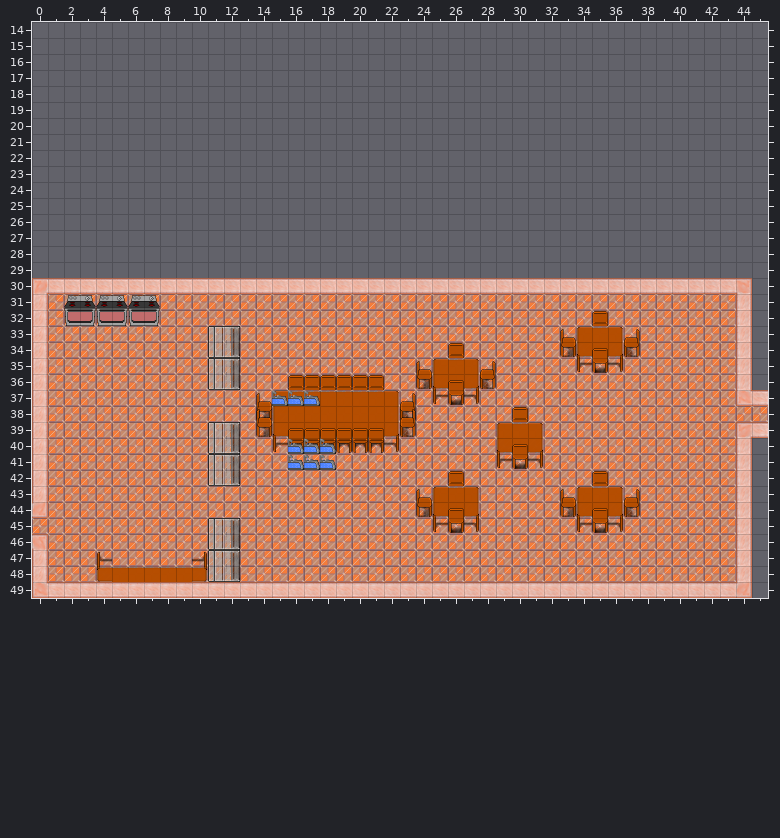
An edit to a level. Tiled map (JSON), assets/tilemaps/level4.json. The picture above is the old version.
Cells are 32x32 px. Shown: x 0..45, y 14..49. Tiles whose own drawing changed are shown in their newer look in all pictures.
After the commit:
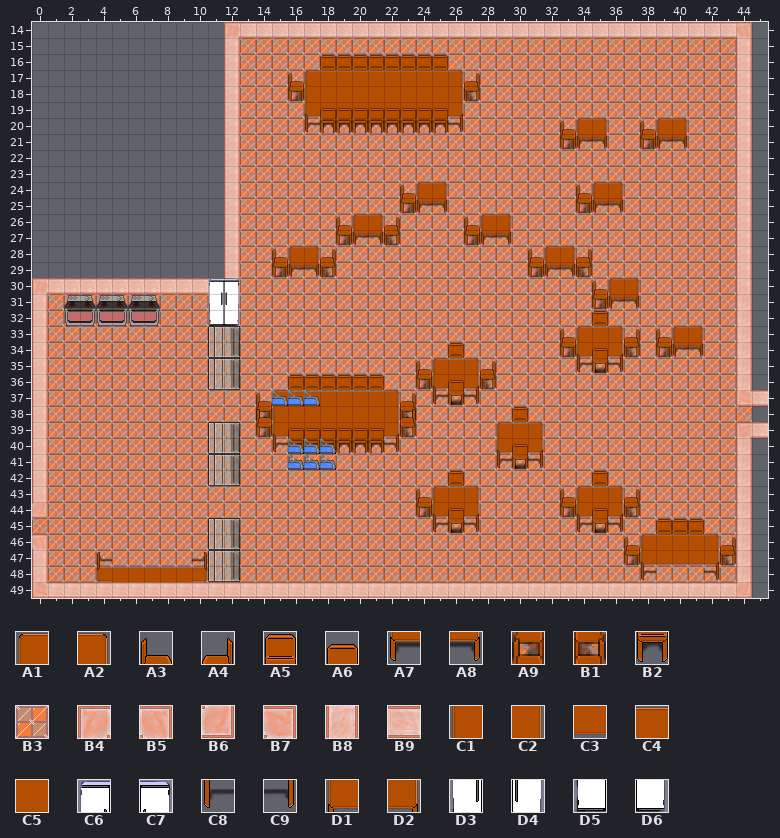
Key: from "newTileset": A1 5, A2 6, A3 7, A4 7 flipped left-right, A5 8, A6 9, A7 25, A8 26, A9 27, B1 27 flipped left-right, B2 29, B3 42, B4 43, B5 43 flipped left-right, B6 43 turned 180, B7 43 turned 90, B8 44, B9 44 turned 90, C1 47, C2 48, C3 49, C4 50 flipped up-down, C5 51, C6 62, C7 63, C8 65, C9 66, D1 67, D2 68, D3 82, D4 83, D5 102, D6 103.
__ is an empty cell.
Tiles replaced or removed in this view: B3, B7, B9.
See-through tiles are keyed as they look on the map.
Changes in this commit:
Changed rows in their new state; .. is an unchanged cell.
Layer "Below Player":
first column x 13:
15 B3 B3 B3 B3 B3 B3 B3 B3 B3 B3 B3 B3 B3 B3 B3 B3 B3 B3 B3 B3 B3 B3 B3 B3 B3 B3 B3 B3 B3 B3 B3
16 B3 B3 B3 B3 B3 B3 B3 B3 B3 B3 B3 B3 B3 B3 B3 B3 B3 B3 B3 B3 B3 B3 B3 B3 B3 B3 B3 B3 B3 B3 B3
17 B3 B3 B3 B3 B3 B3 B3 B3 B3 B3 B3 B3 B3 B3 B3 B3 B3 B3 B3 B3 B3 B3 B3 B3 B3 B3 B3 B3 B3 B3 B3
18 B3 B3 B3 B3 B3 .. .. .. .. .. .. .. .. B3 B3 B3 B3 B3 B3 B3 B3 B3 B3 B3 B3 B3 B3 B3 B3 B3 B3
19 B3 B3 B3 B3 B3 B3 B3 B3 B3 B3 B3 B3 B3 B3 B3 B3 B3 B3 B3 B3 B3 B3 B3 B3 B3 B3 B3 B3 B3 B3 B3
20 B3 B3 B3 B3 B3 B3 B3 B3 B3 B3 B3 B3 B3 B3 B3 B3 B3 B3 B3 B3 B3 B3 B3 B3 B3 B3 B3 B3 B3 B3 B3
21 B3 B3 B3 B3 B3 B3 B3 B3 B3 B3 B3 B3 B3 B3 B3 B3 B3 B3 B3 B3 B3 B3 B3 B3 B3 B3 B3 B3 B3 B3 B3
22 B3 B3 B3 B3 B3 B3 B3 B3 B3 B3 B3 B3 B3 B3 B3 B3 B3 B3 B3 B3 B3 B3 B3 B3 B3 B3 B3 B3 B3 B3 B3
23 B3 B3 B3 B3 B3 B3 B3 B3 B3 B3 B3 B3 B3 B3 B3 B3 B3 B3 B3 B3 B3 B3 B3 B3 B3 B3 B3 B3 B3 B3 B3
24 B3 B3 B3 B3 B3 B3 B3 B3 B3 B3 B3 B3 B3 B3 B3 B3 B3 B3 B3 B3 B3 B3 B3 B3 B3 B3 B3 B3 B3 B3 B3
25 B3 B3 B3 B3 B3 B3 B3 B3 B3 B3 B3 B3 B3 B3 B3 B3 B3 B3 B3 B3 B3 B3 B3 B3 B3 B3 B3 B3 B3 B3 B3
26 B3 B3 B3 B3 B3 B3 B3 B3 B3 B3 B3 B3 B3 B3 B3 B3 B3 B3 B3 B3 B3 B3 B3 B3 B3 B3 B3 B3 B3 B3 B3
27 B3 B3 B3 B3 B3 B3 B3 B3 B3 B3 B3 B3 B3 B3 B3 B3 B3 B3 B3 B3 B3 B3 B3 B3 B3 B3 B3 B3 B3 B3 B3
28 B3 B3 B3 B3 B3 B3 B3 B3 B3 B3 B3 B3 B3 B3 B3 B3 B3 B3 B3 B3 B3 B3 B3 B3 B3 B3 B3 B3 B3 B3 B3
29 B3 B3 B3 B3 B3 B3 B3 B3 B3 B3 B3 B3 B3 B3 B3 B3 B3 B3 B3 B3 B3 B3 B3 B3 B3 B3 B3 B3 B3 B3 B3
30 .. .. .. .. .. .. .. .. B3 B3 B3 B3 B3 B3 B3 B3 B3 B3 B3 B3 B3 B3 B3 B3 B3 B3 B3 B3 B3 B3 B3
Layer "World":
first column x 11:
14 .. B4 B9 B9 B9 B9 B9 B9 B9 B9 B9 B9 B9 B9 B9 B9 B9 B9 B9 B9 B9 B9 B9 B9 B9 B9 B9 B9 B9 B9 B9 B9 B9 B5
15 .. B8 .. .. .. .. .. .. .. .. .. .. .. .. .. .. .. .. .. .. .. .. .. .. .. .. .. .. .. .. .. .. .. B8
16 .. B8 .. .. .. .. .. A5 A5 A5 A5 A5 A5 A5 A5 .. .. .. .. .. .. .. .. .. .. .. .. .. .. .. .. .. .. B8
17 .. B8 .. .. .. A3 A1 C4 C4 C4 C4 C4 C4 C4 C4 A2 A4 .. .. .. .. .. .. .. .. .. .. .. .. .. .. .. .. B8
18 .. B8 .. .. .. A9 C1 C5 C5 C5 C5 C5 C5 C5 C5 C2 B1 .. .. .. .. .. .. .. .. .. .. .. .. .. .. .. .. B8
19 .. B8 .. .. .. .. D1 C3 C3 C3 C3 C3 C3 C3 C3 D2 .. .. .. .. .. .. .. .. .. .. .. .. .. .. .. .. .. B8
20 .. B8 .. .. .. .. C8 B2 B2 B2 B2 B2 B2 B2 B2 C9 .. .. .. .. .. .. A3 A1 A2 .. .. A3 A1 A2 .. .. .. B8
21 .. B8 .. .. .. .. .. .. .. .. .. .. .. .. .. .. .. .. .. .. .. .. A9 A7 A8 .. .. A9 A7 A8 .. .. .. B8
22 .. B8 .. .. .. .. .. .. .. .. .. .. .. .. .. .. .. .. .. .. .. .. .. .. .. .. .. .. .. .. .. .. .. B8
23 .. B8 .. .. .. .. .. .. .. .. .. .. .. .. .. .. .. .. .. .. .. .. .. .. .. .. .. .. .. .. .. .. .. B8
24 .. B8 .. .. .. .. .. .. .. .. .. .. A3 A1 A2 .. .. .. .. .. .. .. .. A3 A1 A2 .. .. .. .. .. .. .. B8
25 .. B8 .. .. .. .. .. .. .. .. .. .. A9 A7 A8 .. .. .. .. .. .. .. .. A9 A7 A8 .. .. .. .. .. .. .. B8
26 .. B8 .. .. .. .. .. .. A3 A1 A2 A4 .. .. .. .. A3 A1 A2 .. .. .. .. .. .. .. .. .. .. .. .. .. .. B8
27 .. B8 .. .. .. .. .. .. A9 A7 A8 B1 .. .. .. .. A9 A7 A8 .. .. .. .. .. .. .. .. .. .. .. .. .. .. B8
28 .. B8 .. .. A3 A1 A2 A4 .. .. .. .. .. .. .. .. .. .. .. .. A3 A1 A2 A4 .. .. .. .. .. .. .. .. .. B8
29 .. B8 .. .. A9 A7 A8 B1 .. .. .. .. .. .. .. .. .. .. .. .. A9 A7 A8 B1 .. .. .. .. .. .. .. .. .. B8
30 .. B6 __ __ __ __ __ __ __ __ __ __ __ __ __ __ __ __ __ __ __ __ __ __ A3 A1 A2 __ __ __ __ __ __ B8
31 D3 D4 .. .. .. .. .. .. .. .. .. .. .. .. .. .. .. .. .. .. .. .. .. .. A9 A7 A8 .. .. .. .. .. .. ..
32 D5 D6 .. .. .. .. .. .. .. .. .. .. .. .. .. .. .. .. .. .. .. .. .. .. .. .. .. .. .. .. .. .. .. ..
33 .. .. .. .. .. .. .. .. .. .. .. .. .. .. .. .. .. .. .. .. .. .. .. .. .. .. .. .. A3 A1 A2 .. .. ..
34 .. .. .. .. .. .. .. .. .. .. .. .. .. .. .. .. .. .. .. .. .. .. .. .. .. .. .. .. A9 A7 A8 .. .. ..
first column x 45:
38 __
first column x 37:
45 .. .. A5 A5 A5 .. ..
46 A3 A1 C4 C4 C4 A2 A4
47 A9 D1 C3 C3 C3 D2 B1
48 .. C8 .. .. .. C9 ..
Layer "Above Player":
first column x 18:
19 A6 A6 A6 A6 A6 A6 A6 A6
first column x 11:
30 C6 C7
Where, in picture pixels (left, top, right, bottom), the same in both pictures:
changed: (208, 22, 752, 326)
added: (656, 326, 703, 357)
removed: (752, 406, 768, 422)
added: (624, 519, 736, 580)
